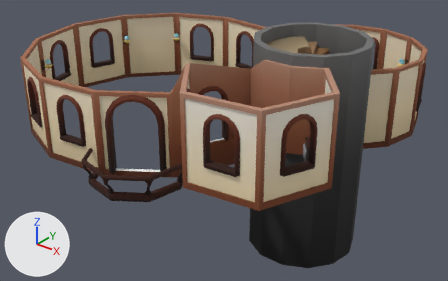
What one commit did to the glTF model Assets/models/new_main_room_walls.gltf.
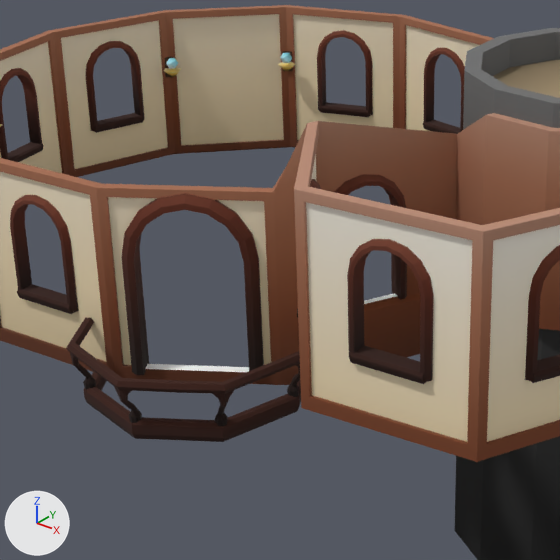
Old and new are each drawn whole from a 50 mm lens placed at (18.76, -17.03, 10.39), pointed at (4.48, 0.83, -0.68) and again close up on the part from 12% to 66% of the width and 4% to 90% of the height. Every picture has the same lights, and +X, +Y and +Z are marked at lower left. The last two pictures show the newer version. Objects named as collision shapes, trigger or cutter boxes, shadow casters or lower levels of detail are left out. Where no turn or scale is listed for an object, it has been applied to the vertices. Vertices at exactly the same position are counted once.

The scene before the commit, as lines of its bpy script (objects in view):
```python
me_wall3_mesh = bpy.data.meshes.new('wall3_mesh')
me_wall3_mesh.from_pydata(...)  # 184 vertices, 340 faces; spans x -1.57..0.97, y -0.35..0.55, z -1.91..1.17
me_wall3_mesh.materials.append(mat_gradient_palette)  # picture img_small_gradient_palette
me_wall4_mesh = bpy.data.meshes.new('wall4_mesh')
me_wall4_mesh.from_pydata(...)  # 484 vertices, 954 faces; spans x -1.91..1.47, y -1.31..1.68, z -1.0..2.21
me_wall4_mesh.materials.append(mat_gradient_palette)  # picture img_small_gradient_palette
me_wall5_mesh = bpy.data.meshes.new('wall5_mesh')
me_wall5_mesh.from_pydata(...)  # 120 vertices, 232 faces; spans x -0.74..0.79, y -1.16..1.62, z -2.26..1.82
me_wall5_mesh.materials.append(mat_gradient_palette)  # picture img_small_gradient_palette
ob_wall3 = bpy.data.objects.new('wall3', me_wall3_mesh)
ob_wall3.location = (2.73, -4.87, 1.83)
ob_wall4 = bpy.data.objects.new('wall4', me_wall4_mesh)
ob_wall4.location = (5.07, -4.71, 0.79)
ob_wall5 = bpy.data.objects.new('wall5', me_wall5_mesh)
ob_wall5.location = (6.35, -2.32, 2.18)
# also in view: 'wall17' at (-0.01, 4.71, 1.46); 'wall20' at (-3.09, -1.22, 1.46); 'wall19' at (-3.09, 1.22, 1.46); 'wall8' at (10.44, -3.45, 2.47); 'wall16' at (2.43, 4.77, 1.46)
```
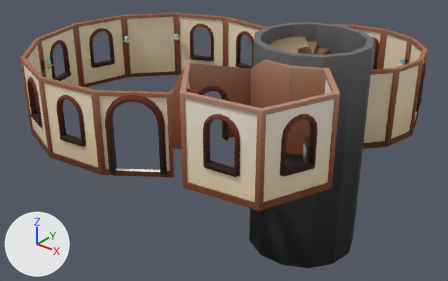
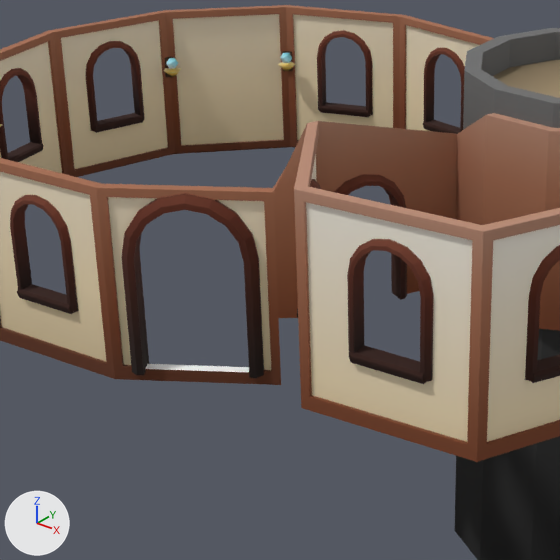
Where the change shows, as pixel boxes (x1, y1, x2, y2) in the close-ups (560 x 560 px):
'wall4', reshaped (21% narrower, 22% shorter): before (66, 184, 301, 442); after (96, 184, 281, 385)
'wall5', reshaped (25% shorter): before (273, 121, 457, 385); after (273, 121, 457, 318)
part 1 of me_wall4_mesh, deleted (brown): before (66, 317, 300, 426)
part 2 of me_wall4_mesh, deleted (brown): before (84, 371, 301, 442)
part 3 of me_wall5_mesh, cut back: before (273, 125, 457, 385); after (273, 125, 457, 318)

The change, as a list of edits to the scene's bpy script:
```text
Change me_wall4_mesh:
    used by ob_wall4; location = (5.07, -4.71, 0.79)
    remove me_wall4_mesh.from_pydata(...)  # 484 vertices, 954 faces; spans x -1.91..1.47, y -1.31..1.68, z -1.0..2.21
    add me_wall4_mesh.from_pydata(...)  # 148 vertices, 290 faces; spans x -1.47..0.66, y -0.21..1.34, z -0.87..2.21
    me_wall4_mesh part 1: the loose piece of 266 vertices spanning x -1.91..1.47, y -1.31..1.68, z -0.82..0.05 is deleted
    me_wall4_mesh part 2: the loose piece of 70 vertices spanning x -1.78..1.29, y -1.1..1.59, z -1.0..-0.69 is deleted
Change me_wall5_mesh:
    used by ob_wall5; location = (6.35, -2.32, 2.18)
    remove me_wall5_mesh.from_pydata(...)  # 120 vertices, 232 faces; spans x -0.74..0.79, y -1.16..1.62, z -2.26..1.82
    add me_wall5_mesh.from_pydata(...)  # 117 vertices, 219 faces; spans x -0.74..0.66, y -1.16..1.48, z -1.17..1.82
    me_wall5_mesh part 3
    10 vertices are removed from x -0.74..0.79, y -1.16..1.62, z -2.26..-1.18
    30 faces are deleted
    7 vertices are added at x -0.74..0.66, y -1.16..1.48, z -1.15
    17 new faces join them
```
